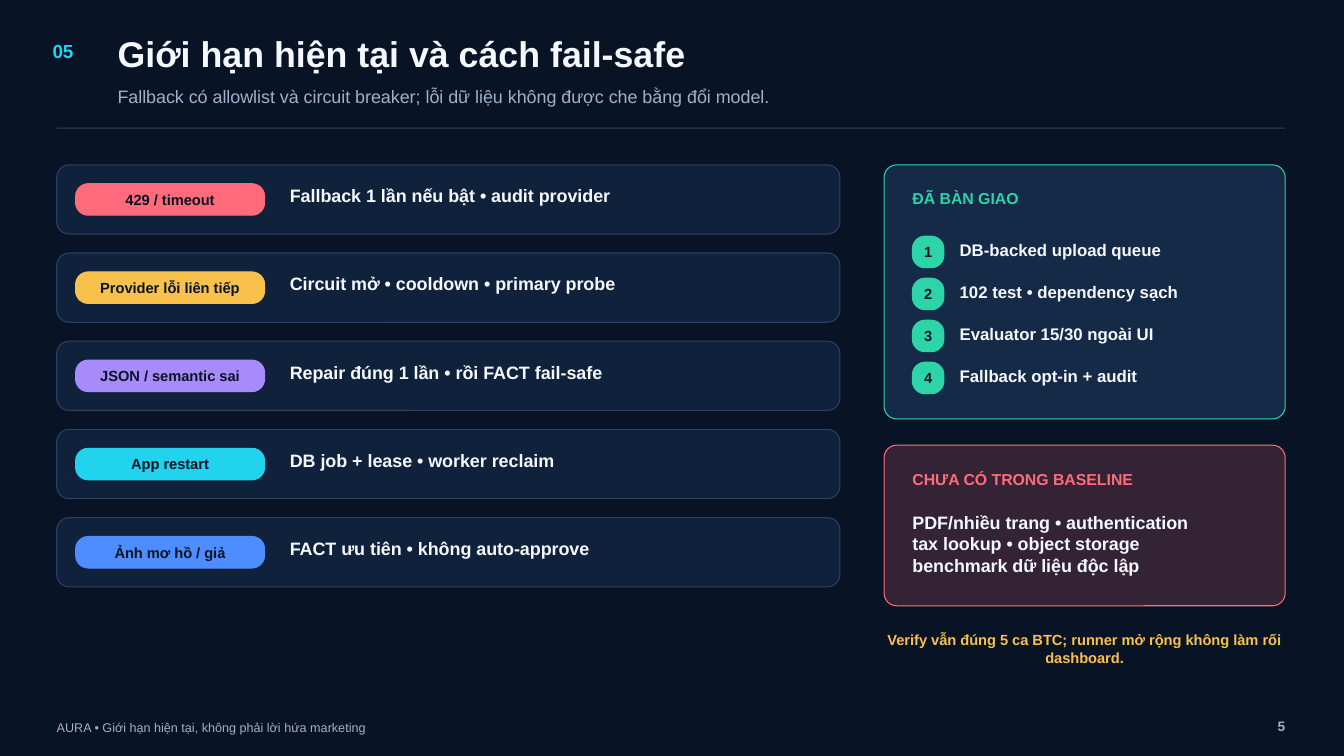
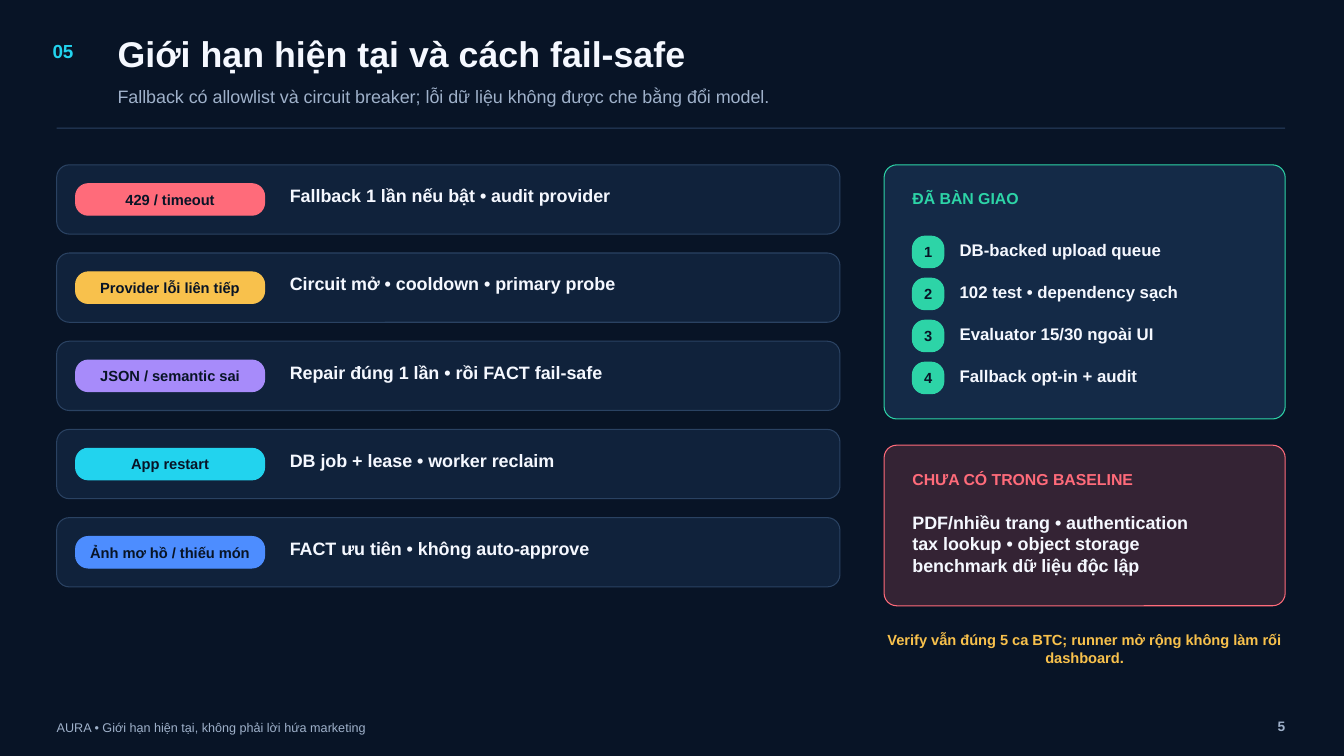
Before and after one commit to BondPhuPhamzZ/AURA, a slide deck: slide 5 of AURA/submission/AURA_5_SLIDES.pptx. Drawn at 1344x756 pixels with LibreOffice and Linux fonts; fonts in the diff are those of the drawing. Boxes give left, top, right and bottom in pixels: in the first picture for what was removed or moved away, otherwise in the second. Text is boxed around its words. In the diff, an @@ line names an element or a change of style, - is before the commit and + after.

```diff
--- a/AURA/submission/AURA_5_SLIDES.pptx
+++ b/AURA/submission/AURA_5_SLIDES.pptx
@@ text in rounded rectangle at (90,546,250,558): text changed @@
-Ảnh mơ hồ / giả
+Ảnh mơ hồ / thiếu món
```
Also in this commit, not shown: 4 other slides changed, 12 other files.
